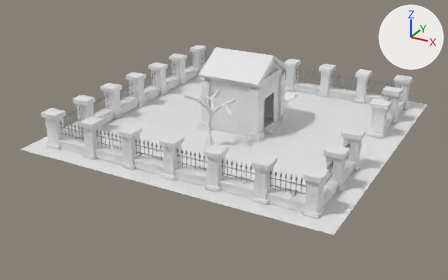
Before and after pictures for a commit that changed the Blender file scenes/graveyard.blend.
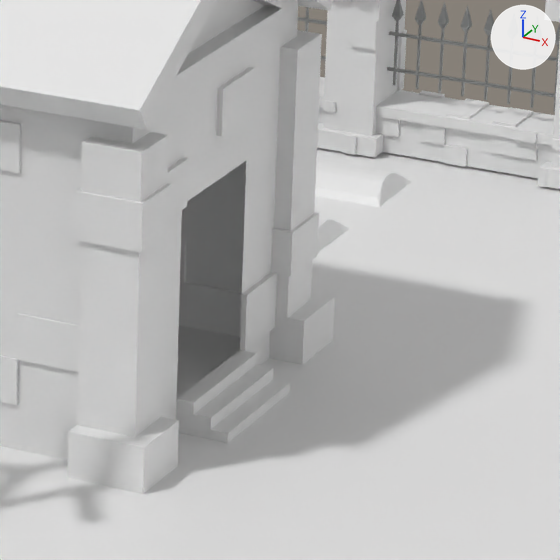
Each version is shown whole from a 50 mm lens placed at (62.8, -123.1, 56.6), pointed at (-1.5, -6.2, -1.9), then close up on the part from 53% to 72% of the width and 24% to 54% of the height. The axes (+X, +Y, +Z) are drawn at upper right. The lights are the same throughout. The last two pictures show the newer version.

Names of what the first close-up shows: 'Chapel', 'Dirt.002', 'Floor', 'Roof.002', 'Spikes.005', 'Wall.004', 'Wall.005' and 3 more.
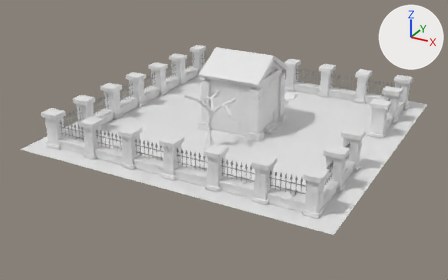
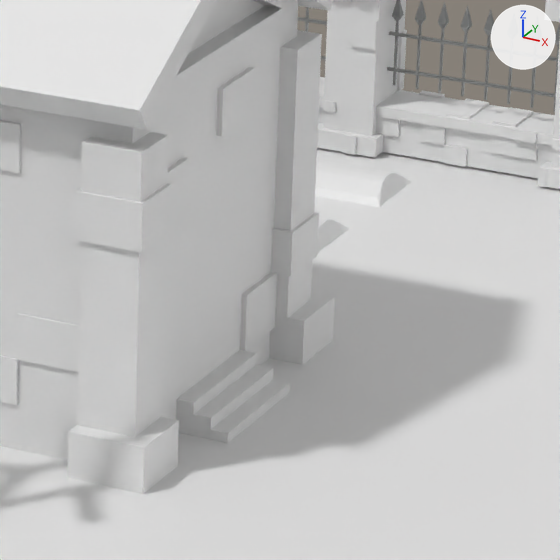
The edits, one by one:
Object 'Chapel.001' (ob_chapel_001) is now shown.

Pixel boxes (x1, y1, x2, y2) of what changed, in the close-ups (560 x 560 px):
'Chapel.001', shown
    after: (177, 161, 246, 398)
